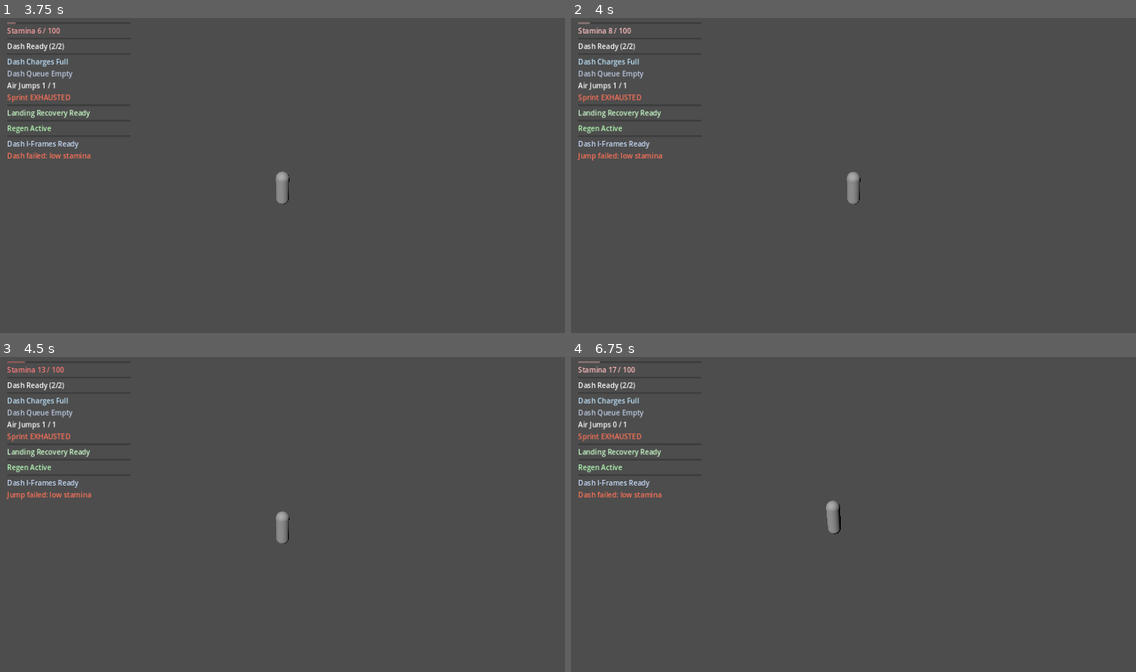
Above: before the commit, frames 1-4 (two rows, left to right).
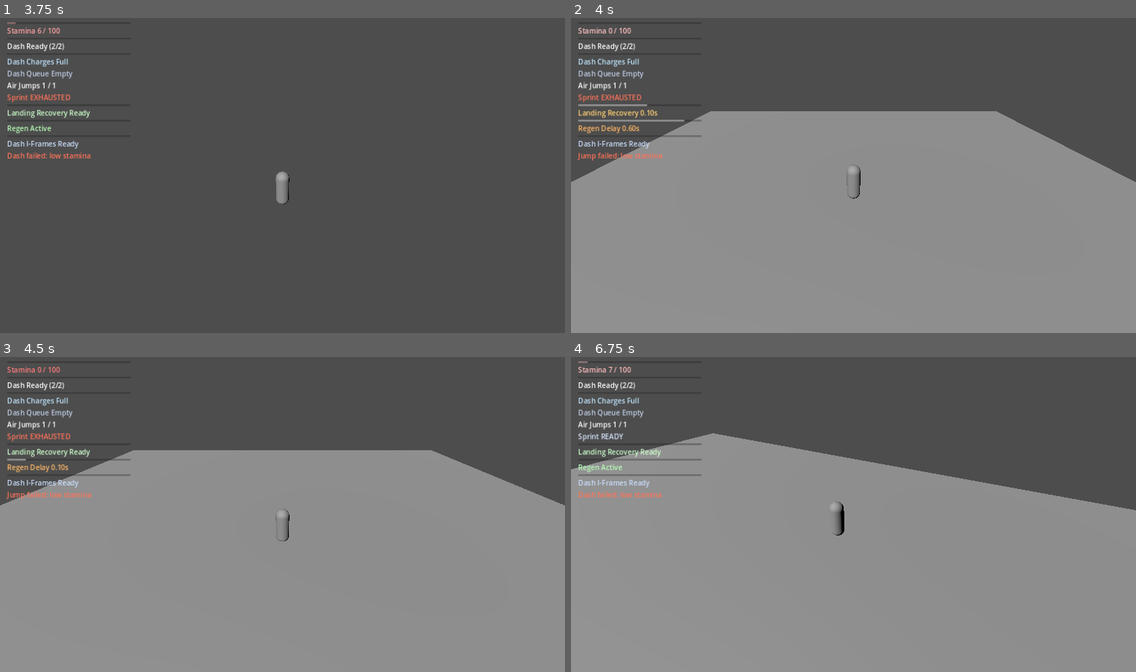
Above: after the commit, the same moments.

Repository: thegoatleroyjenkins/arpg-game
Game: Godot game, scene res://prototype3d/main_3d.tscn
Same seed, same stepped clock (60 frames per second), same inputs: the game is played once before the commit and once after it. This scene is started directly instead of the project's main scene.
Inputs (mouse positions are in pixels of both pictures, inside the frame that each line leads up to):
- Up to frame 1 (3.75 s): tap Enter (ui_accept) at 0.5 s; move the mouse to (310, 172) at 0.52 s; hold W (move_up) from 0.53 s (still down); tap Q (dash) at 0.6, 1.55, 2.1, 3.05, 3.6 s; tap Space (jump) at 0.77, 1.52, 3.02 s; move the mouse to (254, 175) at 1.27 s; click (254, 175) at 1.35 s; move the mouse to (293, 169) at 2.02 s; move the mouse to (276, 178) at 2.77 s; tap Shift (sprint) at 2.85 s; move the mouse to (322, 178) at 3.52 s
- Up to frame 2 (4 s): keep holding W (move_up); tap Space (jump) at 3.77 s
- Up to frame 3 (4.5 s): keep holding W (move_up); move the mouse to (237, 508) at 4.27 s; click (237, 508) at 4.35 s
- Up to frame 4 (6.75 s): tap Space (jump) at 4.52, 6.02 s; tap Q (dash) at 4.55, 5.1, 6.05, 6.6 s; move the mouse to (859, 514) at 5.02 s; move the mouse to (830, 508) at 5.77 s; release W (move_up) at 5.78 s; hold D (move_right) 5.78-6.53 s; tap Shift (sprint) at 5.85 s; move the mouse to (881, 511) at 6.52 s; hold W (move_up) from 6.53 s (still down)

Frame 1 is identical in both runs. In frame 2, 65% of the frame differs, in the area x 0-100%, y 1-100%; in frame 3, 66%; in frame 4, 65%.

Commit message:
Add data-driven 3D fall recovery safety reset

Diff:
--- a/prototype3d/default_player_tuning_3d.tres
+++ b/prototype3d/default_player_tuning_3d.tres
@@ -21,6 +21,9 @@
 min_turn_speed_threshold = 0.1
 hard_landing_stamina_cost = 14.0
 hard_landing_dash_cancel_window = 0.07
+fall_reset_height = -12.0
+fall_reset_stamina_cost = 18.0
+fall_reset_recovery_time = 0.2
 max_stamina = 100.0
 sprint_stamina_per_second = 28.0
 dash_stamina_cost = 35.0
--- a/prototype3d/player_3d.gd
+++ b/prototype3d/player_3d.gd
@@ -20,6 +20,7 @@
 signal dash_invulnerability_changed(remaining: float, max_value: float)
 
 var look_target: Vector3
+var respawn_position: Vector3
 var target_camera_distance: float = 0.0
 var dash_direction: Vector3 = Vector3.ZERO
 var dash_time_left: float = 0.0
@@ -46,6 +47,7 @@
 
 func _ready() -> void:
 	look_target = global_position
+	respawn_position = global_position
 	target_camera_distance = clamp(tuning.camera_distance, tuning.camera_min_distance, tuning.camera_max_distance)
 	stamina = tuning.max_stamina
 	dash_charges = max(1, tuning.dash_max_charges)
@@ -82,6 +84,8 @@
 	if dash_invulnerability_left > 0.0:
 		dash_invulnerability_left = max(0.0, dash_invulnerability_left - delta)
 		_emit_dash_invulnerability_changed()
+
+	_handle_fall_reset_if_needed()
 
 	# Jump buffering gives more forgiving timing before landing.
 	if _is_jump_just_pressed():
@@ -373,6 +377,21 @@
 		tuning.camera_max_distance
 	)
 
+func _handle_fall_reset_if_needed() -> void:
+	if global_position.y >= tuning.fall_reset_height:
+		return
+	global_position = respawn_position
+	velocity = Vector3.ZERO
+	dash_time_left = 0.0
+	dash_cooldown_left = max(dash_cooldown_left, tuning.dash_cooldown * 0.25)
+	dash_buffer_left = 0.0
+	buffered_dash_direction = Vector3.ZERO
+	landing_recovery_left = max(landing_recovery_left, max(0.0, tuning.fall_reset_recovery_time))
+	_use_stamina(max(0.0, tuning.fall_reset_stamina_cost))
+	_emit_dash_cooldown_changed()
+	_emit_dash_buffer_changed()
+	_emit_landing_recovery_changed()
+
 func _can_dash_now() -> bool:
 	if landing_recovery_left <= 0.0:
 		return true
--- a/prototype3d/player_tuning_3d.gd
+++ b/prototype3d/player_tuning_3d.gd
@@ -37,6 +37,11 @@
 @export var hard_landing_recovery_time: float = 0.18
 @export var hard_landing_stamina_cost: float = 14.0
 @export var hard_landing_dash_cancel_window: float = 0.07
+
+@export_group("Safety")
+@export var fall_reset_height: float = -12.0
+@export var fall_reset_stamina_cost: float = 18.0
+@export var fall_reset_recovery_time: float = 0.2
 
 @export_group("Stamina")
 @export var max_stamina: float = 100.0
Not shown, changed: README.md
